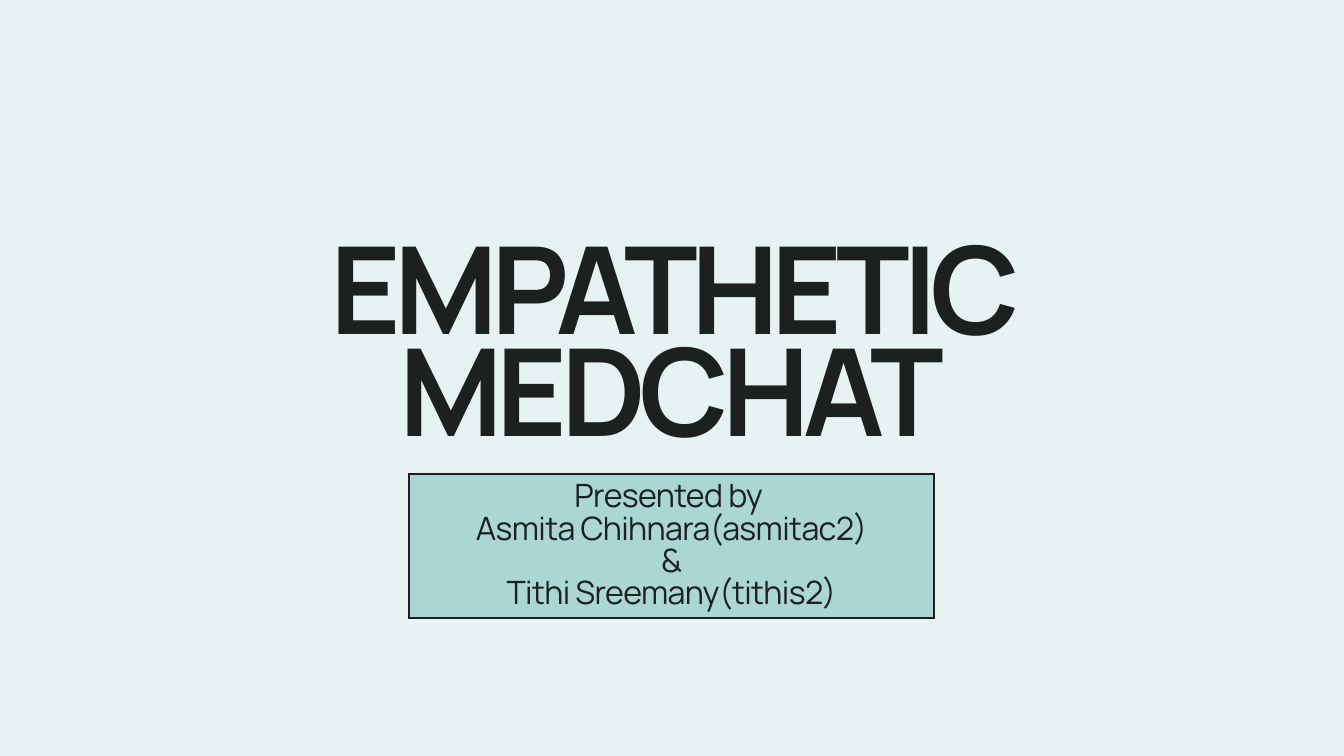
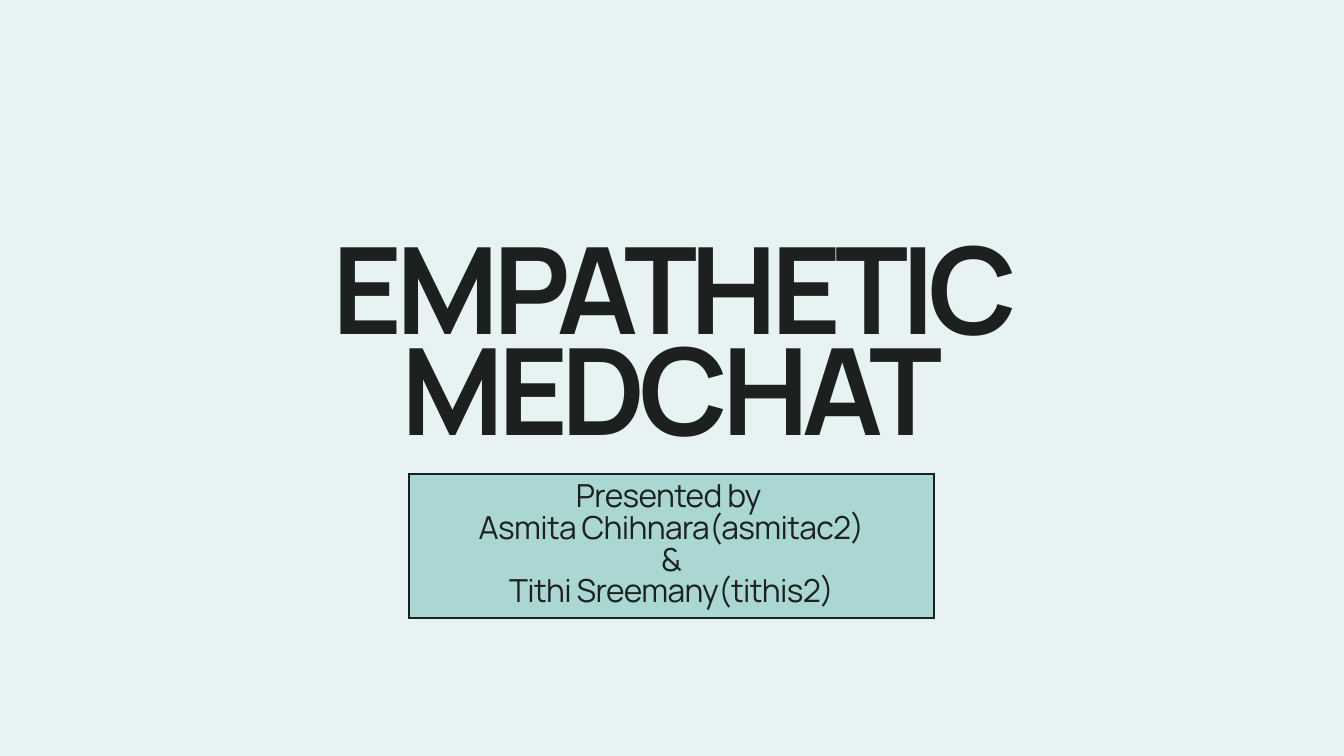
Before and after one commit to chihnara/empathetic-medchat, a slide deck: slide 1 of docs/demo.pptx. Drawn at 1344x756 pixels with LibreOffice and Linux fonts; fonts in the diff are those of the drawing; background and template pictures are left out. Boxes give left, top, right and bottom in pixels: in the first picture for what was removed or moved away, otherwise in the second. Text is boxed around its words. In the diff, an @@ line names an element or a change of style, - is before the commit and + after.

```diff
--- a/docs/demo.pptx
+++ b/docs/demo.pptx
@@ freeform shape removed at bbox=[0, 0, 1344, 756] @@
@@ rectangle added at bbox=[0, 0, 1344, 756], fill #AAD7D4 at 29% opacity @@
@@ text "EMPATHETIC MEDCHAT" at bbox=[333, 245, 1018, 437]: size 130 to 129 pt; line spacing 109.2pt to 109pt @@
@@ freeform shape removed at bbox=[409, 474, 933, 618] @@
@@ rectangle added at bbox=[409, 474, 933, 618], fill #AAD7D4, outline #1C2120 2.25 pt @@
@@ text "Presented by" at bbox=[479, 484, 864, 610]: size 34.4 to 34 pt; line spacing 34.4pt to 34pt @@
```
Also in this commit, not shown: 9 other slides changed, 1 slide added, 2 other files.
